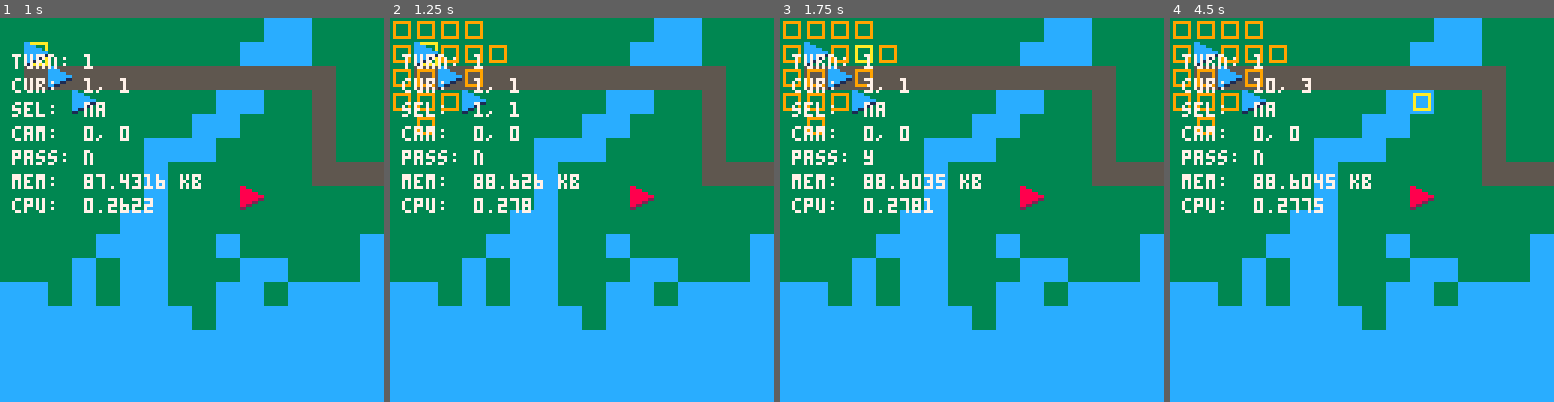
Above: before the commit, frames 1-4 (left to right).
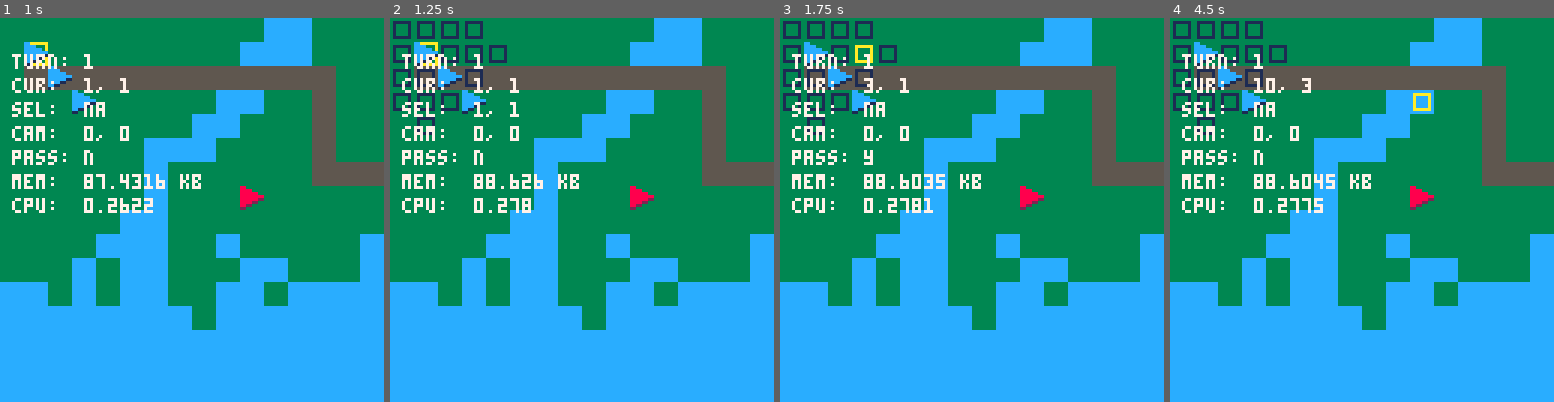
Above: after the commit, the same moments.

Repository: chrisallenlane/balance-of-power
Game: PICO-8 cartridge balance-of-power.p8
The game is run twice, just before and just after one commit, with the same random seed, the same clock (stepped at 60 frames per second) and the same inputs.
Inputs:
- Up to frame 1 (1 s): tap X (X key) at 0.33 s; tap O (Z key) at 0.7 s
- Up to frame 2 (1.25 s): tap X (X key) at 1.07 s
- Up to frame 3 (1.75 s): hold Right from 1.6 s (still down); tap O (Z key) at 1.7 s
- Up to frame 4 (4.5 s): tap X (X key) at 1.85, 2.97, 4.08 s; release Right at 2.1 s; tap O (Z key) every 0.4 s from 2.1 to 4.1 s; hold Up 2.15-2.42 s; hold Right 2.47-3.03 s; hold Left 3.08-3.58 s; hold Down 3.63-3.97 s; hold Right from 4.02 s (still down)

Frame 1 is identical in both runs. In frame 2, 1.7% of the frame differs, in the area x 0-31%, y 0-31%; in frame 3, 1.5%; in frame 4, 1.7%.

Commit message:
chore(Cell, Radius): various
- Change cell movement radius indicator sprite color

- Reorganize `radius.lua`

Diff:
--- a/balance-of-power.p8
+++ b/balance-of-power.p8
@@ -57,12 +57,12 @@
 0aaaaaa0555555550000000000000000000000000000000000000000000000000000000000000000000000000000000000000000000000000000000000000000
 00000000555555550000000000000000000000000000000000000000000000000000000000000000000000000000000000000000000000000000000000000000
 00000000ffffffff0000000000000000000000000000000000000000000000000000000000000000000000000000000000000000000000000000000000000000
-09999990ffffffff0000000000000000000000000000000000000000000000000000000000000000000000000000000000000000000000000000000000000000
-09000090ffffffff0000000000000000000000000000000000000000000000000000000000000000000000000000000000000000000000000000000000000000
-09000090ffffffff0000000000000000000000000000000000000000000000000000000000000000000000000000000000000000000000000000000000000000
-09000090ffffffff0000000000000000000000000000000000000000000000000000000000000000000000000000000000000000000000000000000000000000
-09000090ffffffff0000000000000000000000000000000000000000000000000000000000000000000000000000000000000000000000000000000000000000
-09999990ffffffff0000000000000000000000000000000000000000000000000000000000000000000000000000000000000000000000000000000000000000
+01111110ffffffff0000000000000000000000000000000000000000000000000000000000000000000000000000000000000000000000000000000000000000
+01000010ffffffff0000000000000000000000000000000000000000000000000000000000000000000000000000000000000000000000000000000000000000
+01000010ffffffff0000000000000000000000000000000000000000000000000000000000000000000000000000000000000000000000000000000000000000
+01000010ffffffff0000000000000000000000000000000000000000000000000000000000000000000000000000000000000000000000000000000000000000
+01000010ffffffff0000000000000000000000000000000000000000000000000000000000000000000000000000000000000000000000000000000000000000
+01111110ffffffff0000000000000000000000000000000000000000000000000000000000000000000000000000000000000000000000000000000000000000
 00000000ffffffff0000000000000000000000000000000000000000000000000000000000000000000000000000000000000000000000000000000000000000
 88000000000000000000000000000000000000000000000000000000000000000000000000000000000000000000000000000000000000000000000000000000
 88880000000000000000000000000000000000000000000000000000000000000000000000000000000000000000000000000000000000000000000000000000
--- a/src/radius.lua
+++ b/src/radius.lua
@@ -1,18 +1,4 @@
 Radius = {cells = {}, cache = {}}
-
--- return true if we have already visited a cell with `m` movement remaining
-function Radius:cached(x, y, m)
-    -- return true if we've been here before
-    if self.cache[x] and self.cache[x][y] and self.cache[x][y][m] then
-        return true
-    end
-
-    -- otherwise, note that we've *now* been here, and return false
-    if not self.cache[x] then self.cache[x] = {} end
-    if not self.cache[x][y] then self.cache[x][y] = {} end
-    if not self.cache[x][y][m] then self.cache[x][y][m] = true end
-    return false
-end
 
 -- draw a radius at the specified coordinates
 function Radius:update(x, y, mvmt)
@@ -38,6 +24,20 @@
             end
         end
     end
+end
+
+-- return true if we have already visited a cell with `m` movement remaining
+function Radius:cached(x, y, m)
+    -- return true if we've been here before
+    if self.cache[x] and self.cache[x][y] and self.cache[x][y][m] then
+        return true
+    end
+
+    -- otherwise, note that we've *now* been here, and return false
+    if not self.cache[x] then self.cache[x] = {} end
+    if not self.cache[x][y] then self.cache[x][y] = {} end
+    if not self.cache[x][y][m] then self.cache[x][y][m] = true end
+    return false
 end
 
 -- append the specified coordinate pair to set of radius cells
